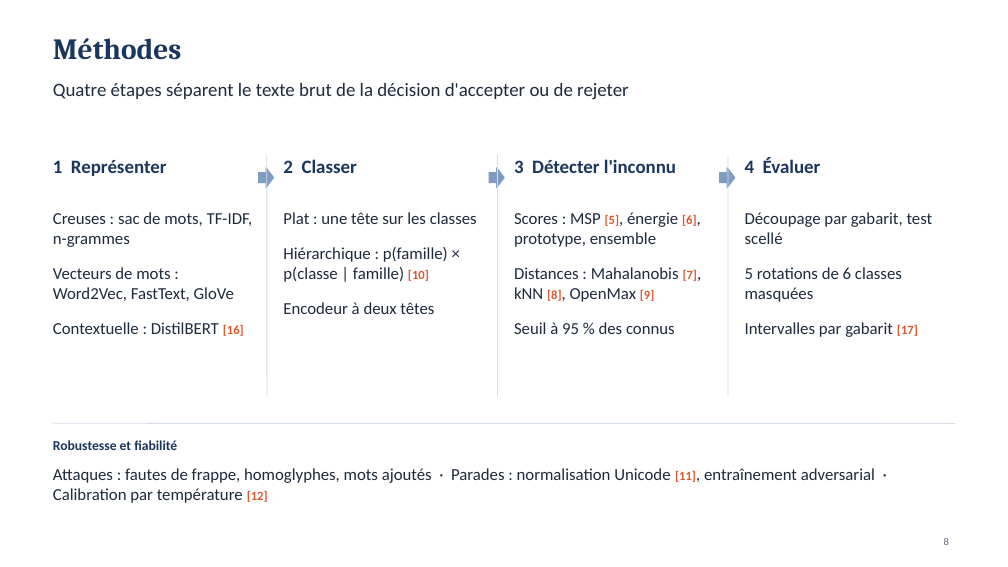
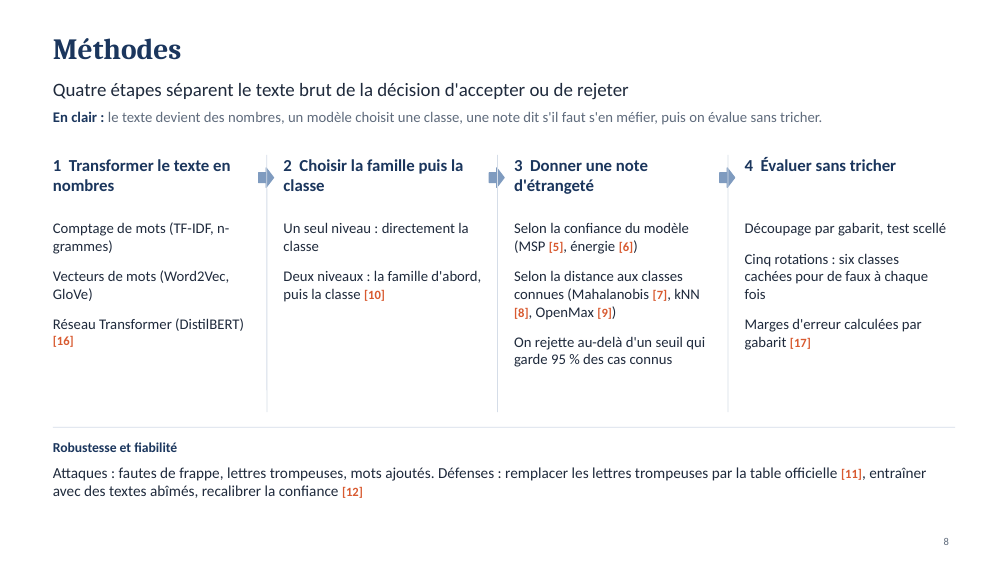
Before and after one commit to MADENIYOU/siem-open-world-log-classification, a slide deck: slide 8 of presentation/Soutenance_SIEM_monde_ouvert.pptx. Drawn at 1008x567 pixels with LibreOffice and Linux fonts; fonts in the diff are those of the drawing. Boxes give left, top, right and bottom in pixels: in the first picture for what was removed or moved away, otherwise in the second. Text is boxed around its words. In the diff, an @@ line names an element or a change of style, - is before the commit and + after.

```diff
--- a/presentation/Soutenance_SIEM_monde_ouvert.pptx
+++ b/presentation/Soutenance_SIEM_monde_ouvert.pptx
@@ text added at (53,111,822,125), 14 pt, text #5F6B7C @@
+En clair : le texte devient des nombres, un modèle choisit une classe, une note dit s'il faut s'en méfier, puis on évalue sans tricher.
@@ text at (53,159,230,191): text changed; size 18 to 16 pt @@
-1 Représenter
+1 Transformer le texte en nombres
@@ line moved from (267, 155) - (267, 397) to (267, 155) - (267, 412) @@
@@ text removed at (283,159,357,173) @@
-2 Classer
@@ text added at (283,159,463,191), 16 pt, text #1B365D, bold @@
+2 Choisir la famille puis la classe
@@ line moved from (498, 155) - (498, 397) to (498, 155) - (498, 412) @@
@@ text removed at (514,159,676,173) @@
-3 Détecter l'inconnu
@@ text added at (514,160,648,194), 16 pt, text #1B365D, bold @@
+3 Donner une note d'étrangeté
@@ line moved from (728, 155) - (728, 397) to (728, 155) - (728, 412) @@
@@ text at (745,158,896,171): text changed; size 18 to 16 pt @@
-4 Évaluer
+4 Évaluer sans tricher
@@ text at (53,222,244,347): text changed; size 16 to 14 pt @@
-Creuses : sac de mots, TF-IDF, n-grammes
-Vecteurs de mots : Word2Vec, FastText, GloVe
-Contextuelle : DistilBERT [16]
+Comptage de mots (TF-IDF, n-grammes)
+Vecteurs de mots (Word2Vec, GloVe)
+Réseau Transformer (DistilBERT) [16]
@@ text removed at (283,212,477,314) @@
-Plat : une tête sur les classes
-Hiérarchique : p(famille) × p(classe | famille) [10]
-Encodeur à deux têtes
@@ text added at (283,222,481,302), 14 pt, text #1F2A3C @@
+Un seul niveau : directement la classe
+Deux niveaux : la famille d'abord, puis la classe [10]
@@ text at (514,222,705,367): text changed; size 16 to 14 pt @@
-Scores : MSP [5], énergie [6], prototype, ensemble
-Distances : Mahalanobis [7], kNN [8], OpenMax [9]
-Seuil à 95 % des connus
+Selon la confiance du modèle (MSP [5], énergie [6])
+Selon la distance aux classes connues (Mahalanobis [7], kNN [8], OpenMax [9])
+On rejette au-delà d'un seuil qui garde 95 % des cas connus
@@ text at (745,222,946,236): size 16 to 14 pt in "Découpage par gabarit, test scellé"; less space between paragraphs @@
@@ text "Découpage par gabarit, test scellé": place and size @@
-text "Découpage par gabarit, test scellé" at (745,212,933,337)
+text "Découpage par gabarit, test scellé" at (745,222,946,350)
@@ text at (745,253,929,350): text changed; size 16 to 14 pt @@
-5 rotations de 6 classes masquées
-Intervalles par gabarit [17]
+Cinq rotations : six classes cachées pour de faux à chaque fois
+Marges d'erreur calculées par gabarit [17]
@@ line moved from (53, 423) - (955, 423) to (53, 427) - (955, 427) @@
@@ text at (53,467,926,498): text changed; size 16 to 14.5 pt @@
-Attaques : fautes de frappe, homoglyphes, mots ajoutés · Parades : normalisation Unicode [11], entraînement adversarial · Calibration par température [12]
+Attaques : fautes de frappe, lettres trompeuses, mots ajoutés. Défenses : remplacer les lettres trompeuses par la table officielle [11], entraîner avec des textes abîmés, recalibrer la confiance [12]
```
Also in this commit, not shown: 16 other slides changed, 3 slides added, 3 other files.
